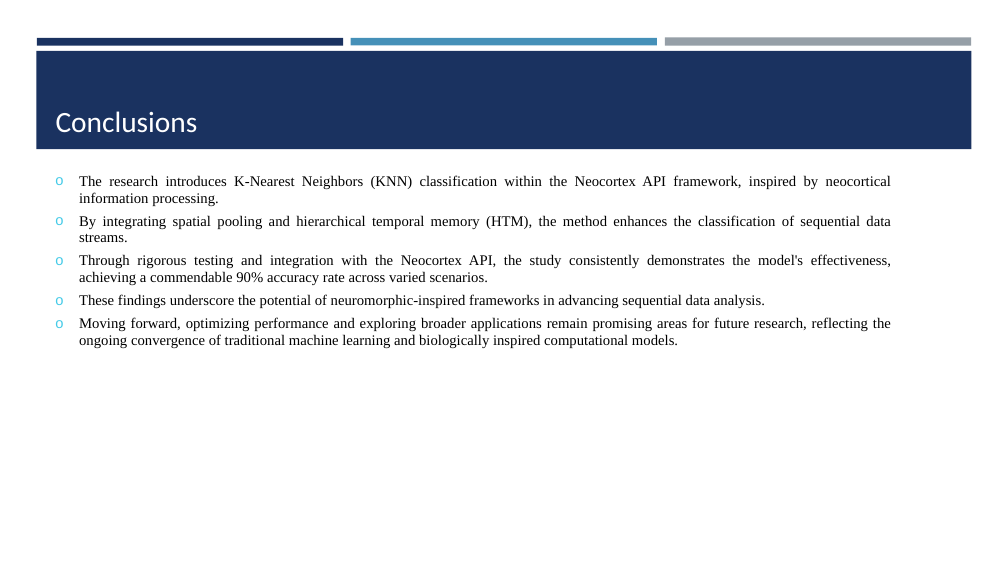
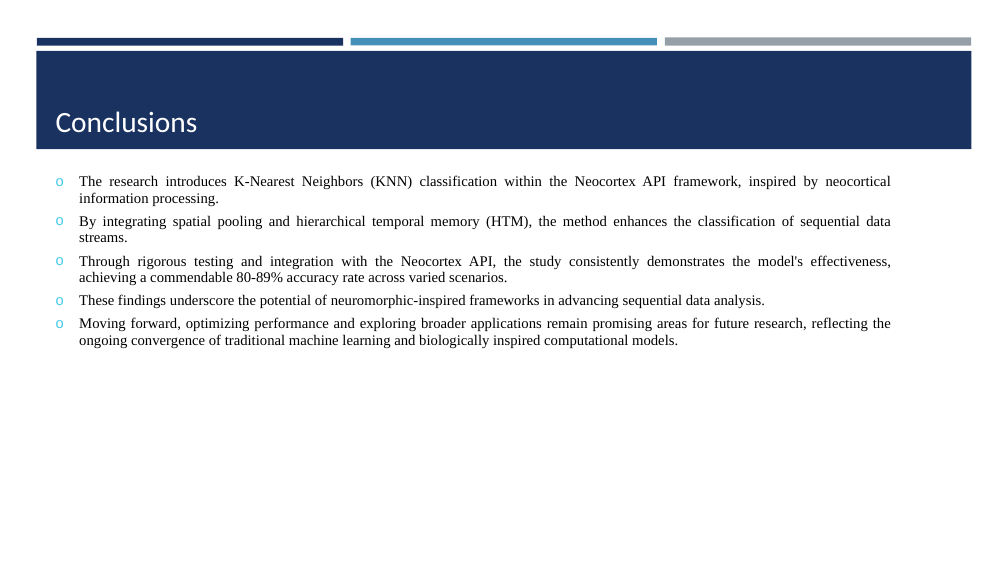
Before and after one commit to Abwahab55/neocortexapi-AppHorozon, a slide deck: slide 18 of source/Samples/Documentation/PPT_ML 2425-01 Investigate Image Reconstruction by Using Classifiers.pptx. Drawn at 1008x567 pixels with LibreOffice and Linux fonts; fonts in the diff are those of the drawing. Boxes give left, top, right and bottom in pixels: in the first picture for what was removed or moved away, otherwise in the second. Text is boxed around its words. In the diff, an @@ line names an element or a change of style, - is before the commit and + after.

```diff
--- a/source/Samples/Documentation/PPT_ML 2425-01 Investigate Image Reconstruction by Using Classifiers.pptx
+++ b/source/Samples/Documentation/PPT_ML 2425-01 Investigate Image Reconstruction by Using Classifiers.pptx
@@ text at (79, 175, 891, 348): less space between paragraphs @@
@@ text at (79, 255, 891, 285): text changed @@
-o Through rigorous testing and integration with the Neocortex API, the study consistently demonstrates the model's effectiveness, achieving a commendable 90% accuracy rate across varied scenarios.
+o Through rigorous testing and integration with the Neocortex API, the study consistently demonstrates the model's effectiveness, achieving a commendable 80-89% accuracy rate across varied scenarios.
```
Also in this commit, not shown: 16 other slides changed, 6 other files.
